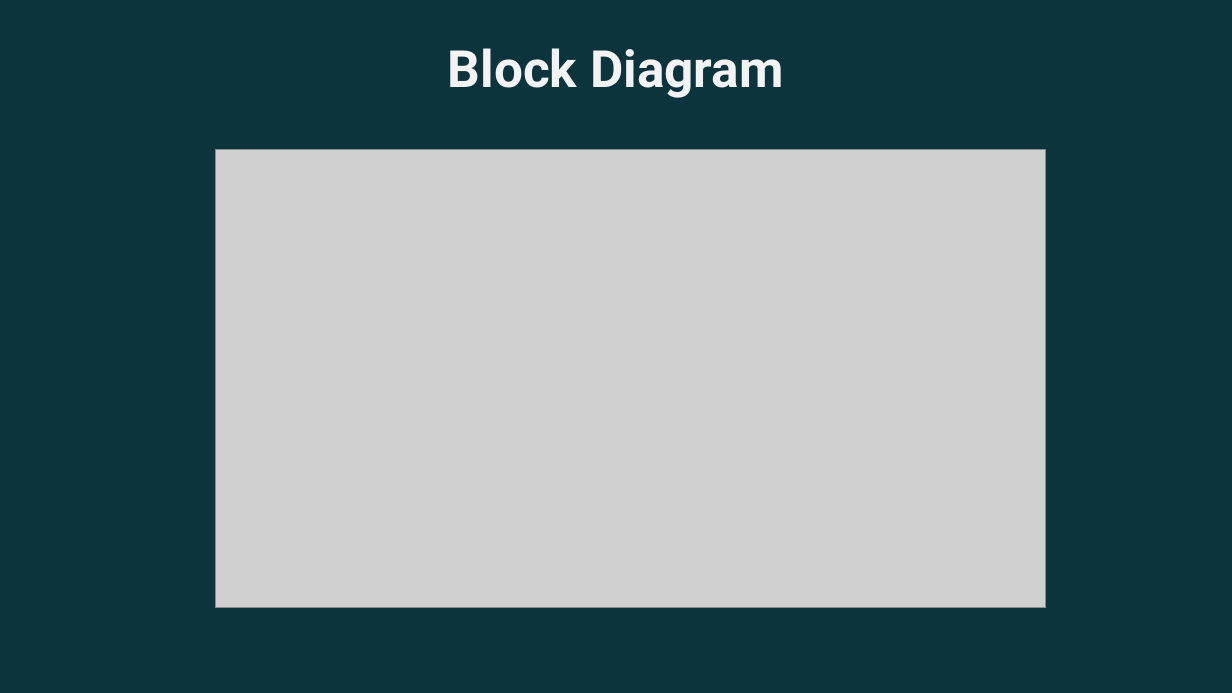
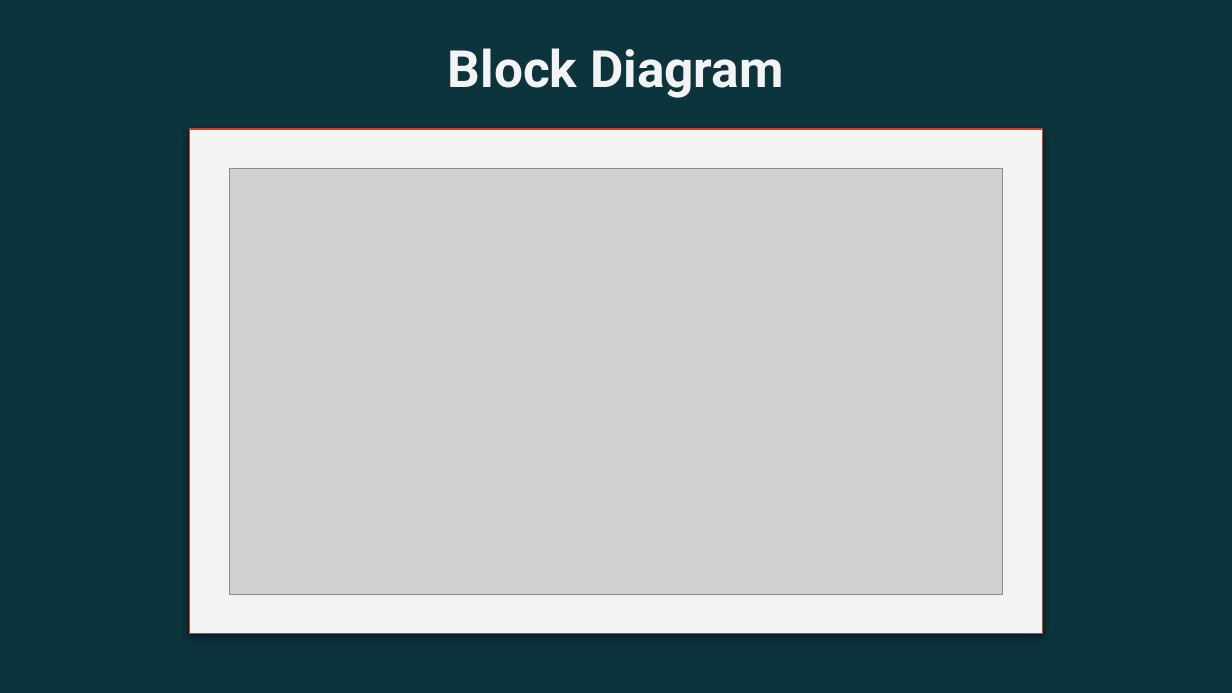
Before and after one commit to varrel123/Digital-Marine-Debris-Remover-Machine---A9, a slide deck: slide 6 of PPT_A9_Digital Marine Debris Remover Machine.pptx. Drawn at 1232x693 pixels with LibreOffice and Linux fonts; fonts in the diff are those of the drawing; grey boxes stand for pictures; background and template pictures are left out. Boxes give left, top, right and bottom in pixels: in the first picture for what was removed or moved away, otherwise in the second. Text is boxed around its words. In the diff, an @@ line names an element or a change of style, - is before the commit and + after.

```diff
--- a/PPT_A9_Digital Marine Debris Remover Machine.pptx
+++ b/PPT_A9_Digital Marine Debris Remover Machine.pptx
@@ rectangle added at box(190, 129, 1044, 634), fill #F3F3F3, outline #CC4125 0.75 pt @@
@@ picture: place and size @@
-picture at box(216, 149, 1046, 607)
+picture at box(229, 169, 1003, 595)
```
Also in this commit, not shown: 7 other slides changed, 7 other files.
